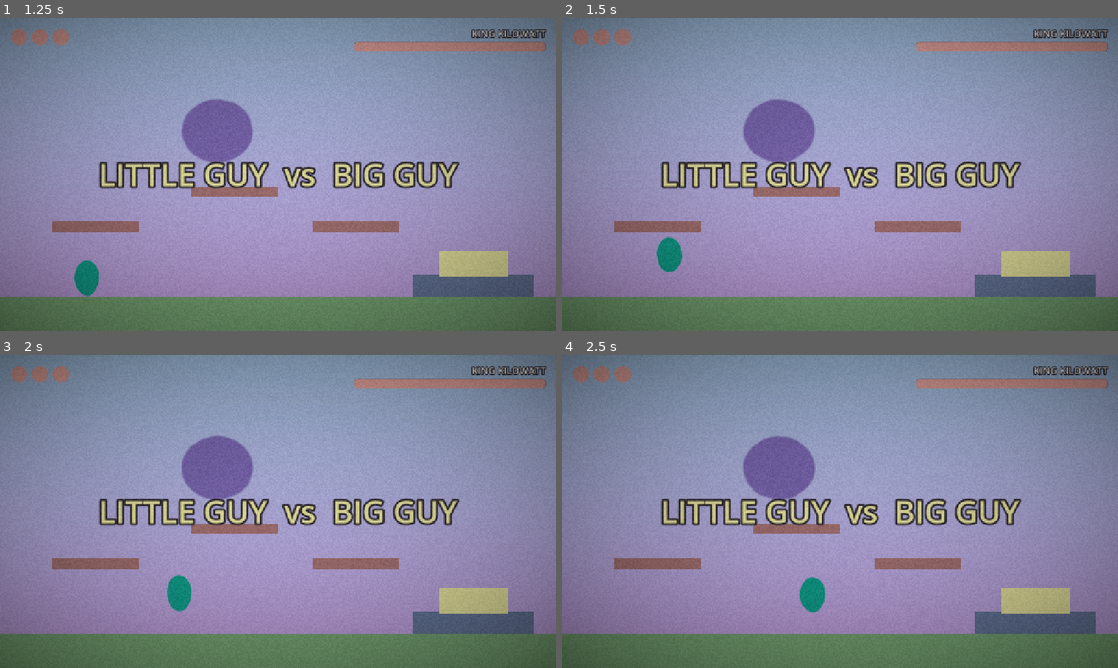
Above: before the commit, frames 1-4 (two rows, left to right).
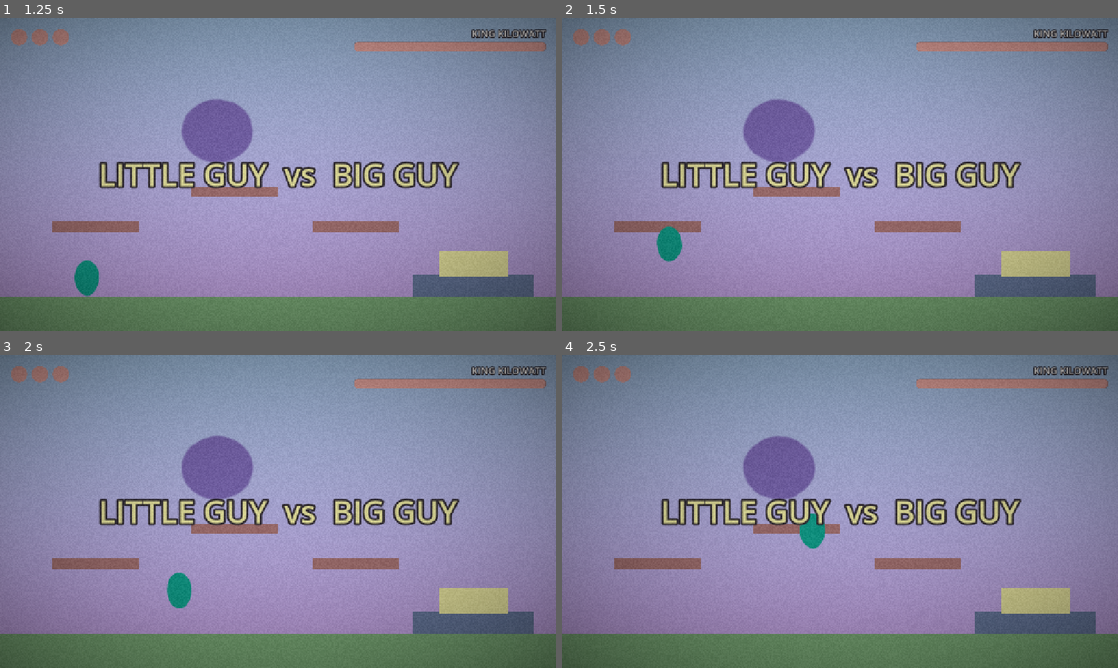
Above: after the commit, the same moments.

Repository: arnavaggarwal-dev/gamejamgamejam
Game: Godot game, scene res://scenes/title.tscn
Two runs of this game, one before a commit and one after it. Both use one fixed random seed, a clock stepped at 60 frames per second and the inputs below.
Inputs:
- Up to frame 1 (1.25 s): click "Start" at 0.5 s
- Up to frame 2 (1.5 s): hold D (move_right) from 1.28 s (still down); tap Space (jump) at 1.35 s
- Up to frame 3 (2 s): keep holding D (move_right); tap Space (jump) at 1.52, 1.82 s
- Up to frame 4 (2.5 s): keep holding D (move_right); tap W (aim_up) at 2.1 s; tap Space (jump) at 2.27, 2.3 s

Frame 1 is identical in both runs. In frame 2, 0.3% of the frame differs, in the area x 17-22%, y 66-82%; in frame 3, 0.1%; in frame 4, 0.8%, in the area x 42-48%, y 50-83%.

Commit message:
fix: reachable platforms (higher jump) and no deaths after the knockout

Diff:
--- a/scenes/game.gd
+++ b/scenes/game.gd
@@ -39,5 +39,6 @@
 
 
 func _on_boss_defeated() -> void:
+	player.hurtbox.set_deferred("monitoring", false)  # deferred: defeated fires inside the WeakPoint physics callback
 	await hud.show_banner("KNOCKOUT!", 2.5)
 	hud.show_end("YOU WIN!")
--- a/scenes/player/player.gd
+++ b/scenes/player/player.gd
@@ -11,8 +11,8 @@
 
 @export var speed := 330.0
 @export var accel := 2600.0
-@export var gravity := 1800.0
-@export var jump_velocity := -640.0
+@export var gravity := 2000.0
+@export var jump_velocity := -900.0
 @export var throw_velocity := Vector2(620, -760)  # tune in the Task 6 playtest
 @export var lob_velocity := Vector2(300, -900)  # used while aim_up is held
 
--- a/tests/test_logic.gd
+++ b/tests/test_logic.gd
@@ -86,6 +86,7 @@
 	for i in 60:
 		await physics_frame
 	check(player.is_on_floor(), "player stands on the arena floor")
+	check(pow(player.jump_velocity, 2.0) / (2.0 * player.gravity) > 640.0 - 468.0, "a jump clears the side platforms")
 	game.queue_free()
 	await process_frame
 
@@ -141,6 +142,9 @@
 	boss.state = Boss.State.IDLE
 	boss.take_hit()
 	check(hud.boss_bar.value == boss.hits_total() - 1, "a boss hit updates the boss bar")
+	boss.defeated.emit()
+	await process_frame
+	check(not player.hurtbox.monitoring, "player can't be hurt after the knockout")
 	game.queue_free()
 	await process_frame
 	Engine.time_scale = 1.0
